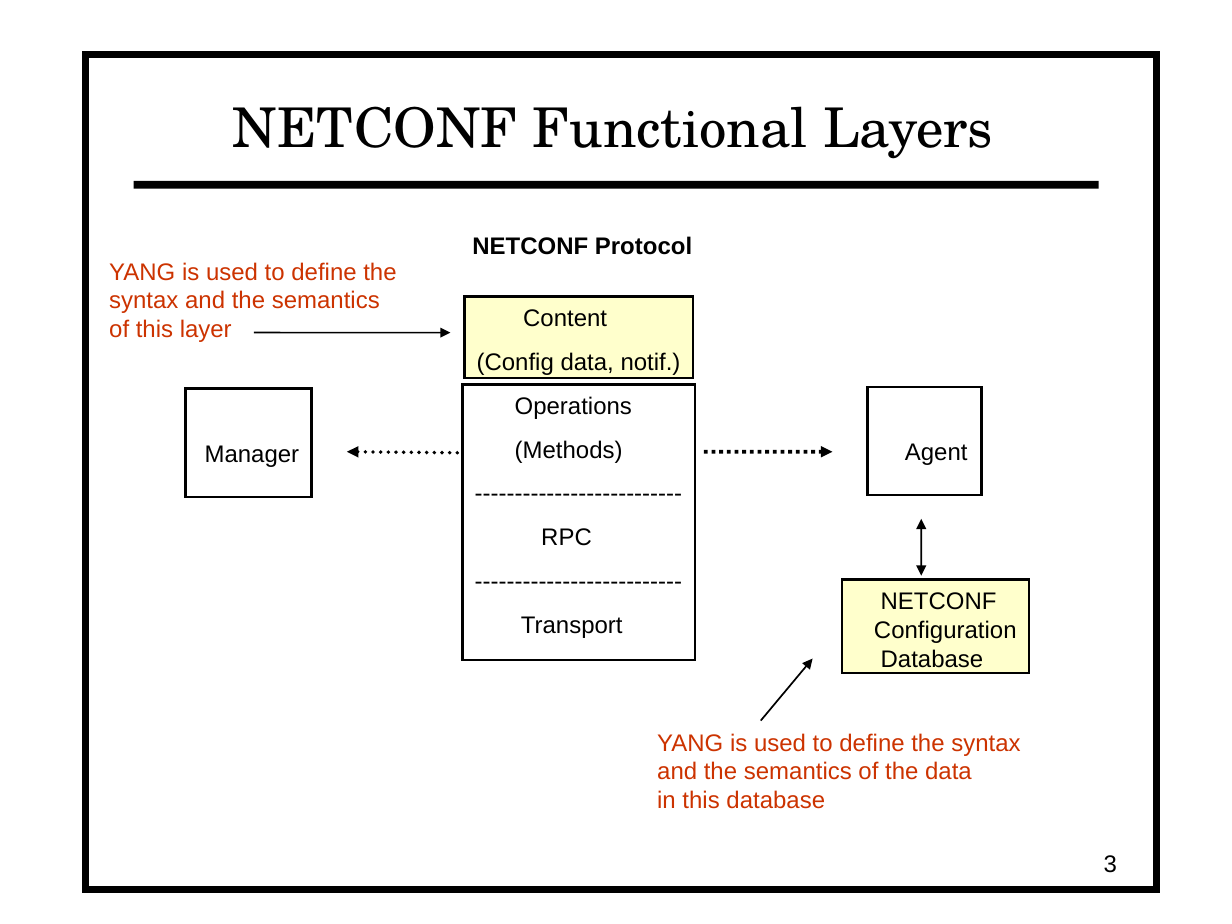
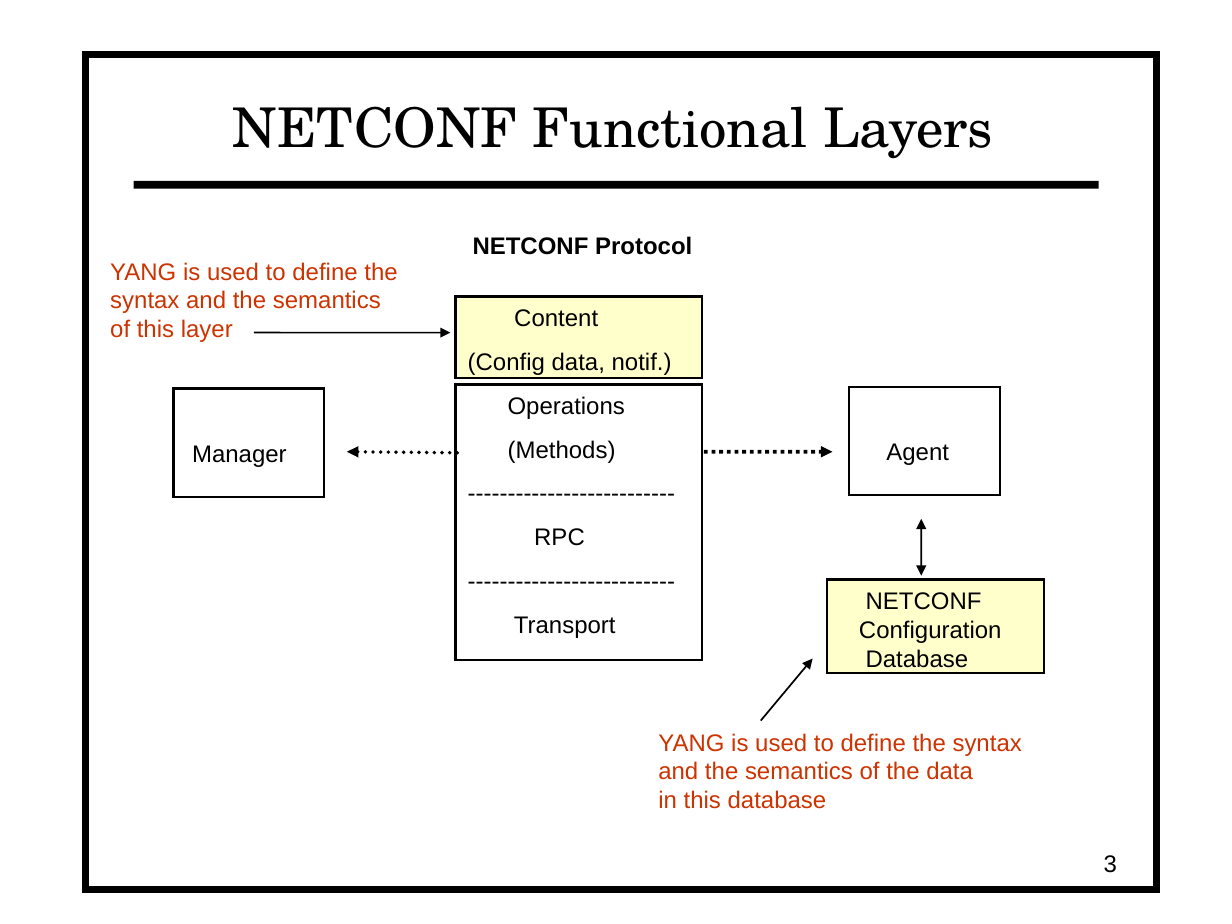
Before and after one commit to vlvassilev/yuma123, a slide deck: slide 3 of netconf/doc/netconfcentral_slides/yang_getting_started_may9.odp. Drawn at 1232x924 pixels with LibreOffice and Linux fonts; fonts in the diff are those of the drawing. Boxes give left, top, right and bottom in pixels: in the first picture for what was removed or moved away, otherwise in the second. Text is boxed around its words. In the diff, an @@ line names an element or a change of style, - is before the commit and + after.

```diff
--- a/netconf/doc/netconfcentral_slides/yang_getting_started_may9.odp
+++ b/netconf/doc/netconfcentral_slides/yang_getting_started_may9.odp
@@ rectangle "Content": place and size @@
-rectangle "Content" at <box>464,297,694,378</box>
+rectangle "Content" at <box>456,297,702,378</box>
@@ rectangle "Manager": place and size @@
-rectangle "Manager" at <box>186,388,312,496</box>
+rectangle "Manager" at <box>174,388,325,496</box>
@@ rectangle "Operations": place and size @@
-rectangle "Operations" at <box>463,384,696,660</box>
+rectangle "Operations" at <box>456,384,702,660</box>
@@ rectangle "Agent": place and size @@
-rectangle "Agent" at <box>867,387,981,495</box>
+rectangle "Agent" at <box>849,387,1000,495</box>
@@ rectangle "NETCONF Configuration Database": place and size @@
-rectangle "NETCONF Configuration Database" at <box>841,579,1029,673</box>
+rectangle "NETCONF Configuration Database" at <box>827,579,1044,673</box>
```
Also in this commit, not shown: 14 other slides changed, 22 other files.
